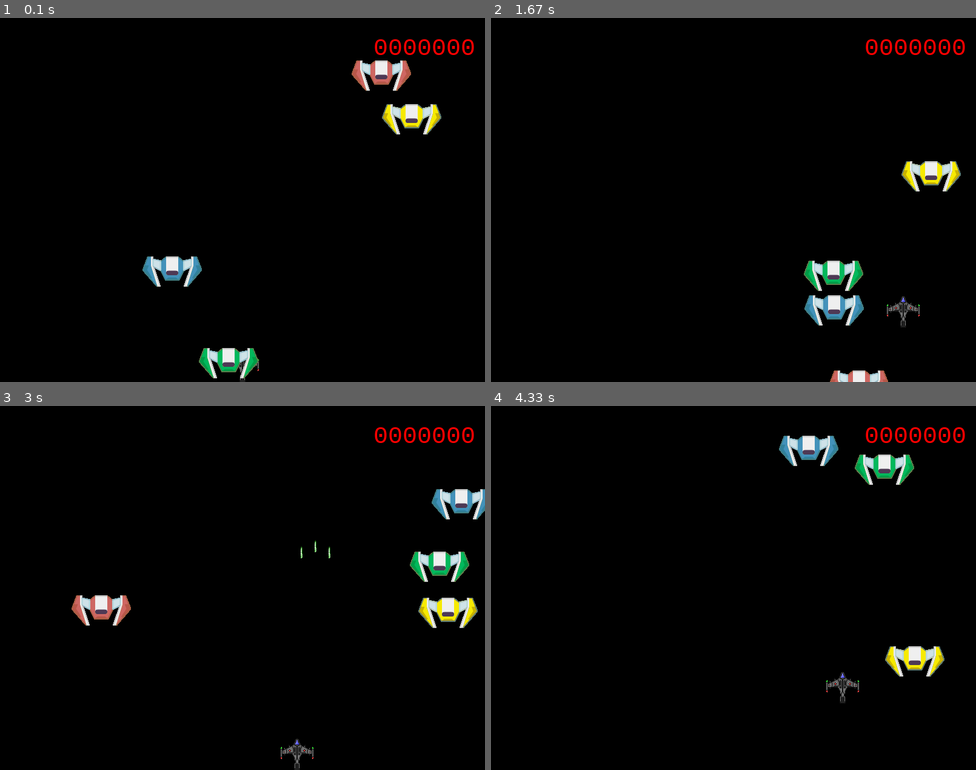
Above: before the commit, frames 1-4 (two rows, left to right).
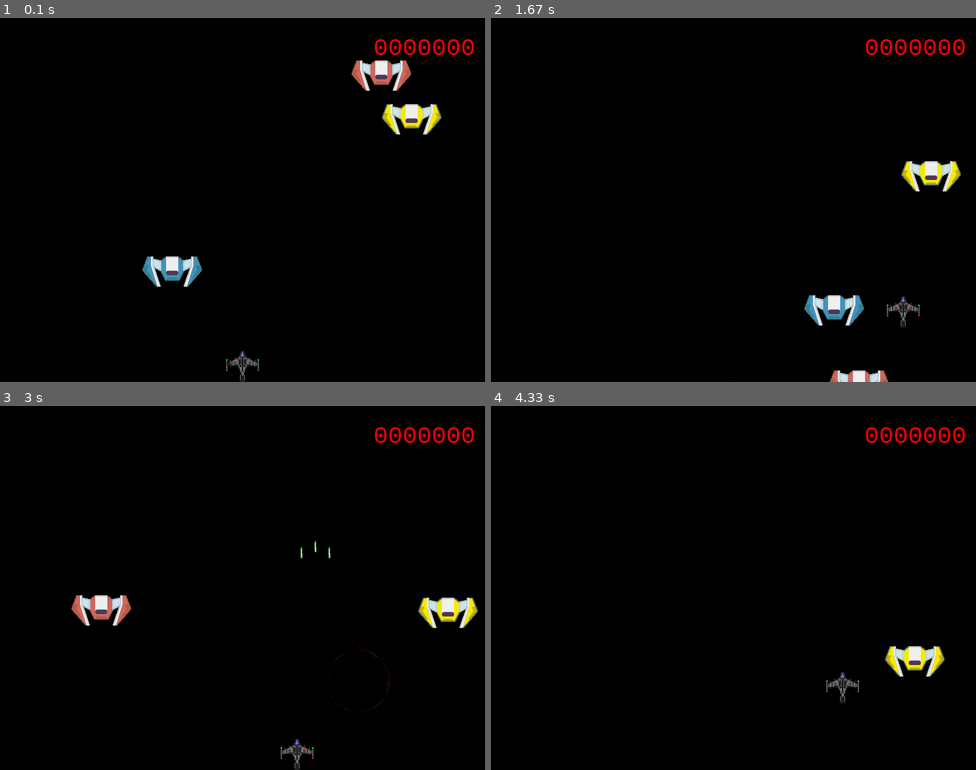
Above: after the commit, the same moments.

Repository: ValorianiO/Pygame-Curso
Game: pygame game, started from Juego2.py
Same seed, same stepped clock (60 frames per second), same inputs: the game is played once before the commit and once after it.
Inputs:
- Up to frame 1 (0.1 s): no input
- Up to frame 2 (1.67 s): hold D 0.33-0.8 s; hold W 0.83-1.13 s; hold D 1.17-1.63 s
- Up to frame 3 (3 s): hold A 1.67-2.2 s; hold S 2.23-2.53 s; tap Space at 2.57, 2.97 s; hold A from 2.9 s (still down)
- Up to frame 4 (4.33 s): tap Space at 3.27, 3.4, 3.8, 4.1 s; release A at 3.3 s; hold W 3.33-3.7 s; hold D from 3.73 s (still down)

The runs differ from the first frame. In frame 1, 0.7% of the frame differs, in the area x 41-54%, y 90-99%; in frame 2, 0.7%; in frame 3, 1.3%; in frame 4, 1.3%, in the area x 59-88%, y 8-22%.

Commit message:
colisiones con animaciones y decremento en puntuacion por colision

Diff:
--- a/Juego2.py
+++ b/Juego2.py
@@ -361,10 +361,56 @@
   meteoritos.update()
   explosiones.update()
 
+  r = random.randrange(1, 4)
+
   colision_disparos_amarillos = pygame.sprite.groupcollide(enemigos_amarillos, balas, True, True, pygame.sprite.collide_circle)
   colision_disparos_verdes = pygame.sprite.groupcollide(enemigos_verdes, balas, True, True, pygame.sprite.collide_circle)
   colision_disparos_azules = pygame.sprite.groupcollide(enemigos_azules, balas, True, True, pygame.sprite.collide_circle)
   colision_disparos_rojos= pygame.sprite.groupcollide(enemigos_rojos, balas, True, True, pygame.sprite.collide_circle)
+
+  colision_nave1 = pygame.sprite.spritecollide(jugador, enemigos_amarillos, True, pygame.sprite.collide_circle)
+  if colision_nave1:
+    explosiones_random[random.randrange(0,3)].play()
+    explosion = Explosiones(enemigo1.rect.center, f't{r}')
+    explosiones.add(explosion)
+    if puntuacion >= 0:
+      puntuacion -= 100
+      if puntuacion < 0:
+        puntuacion = 0
+
+  colision_nave2 = pygame.sprite.spritecollide(jugador, enemigos_verdes, True, pygame.sprite.collide_circle)
+  if colision_nave2:
+    explosiones_random[random.randrange(0,3)].play()
+    explosion = Explosiones(enemigo2.rect.center, f't{r}')
+    explosiones.add(explosion)
+    if puntuacion >= 0:
+      puntuacion -= 75
+      if puntuacion < 0:
+        puntuacion = 0
+
+
+  colision_nave3 = pygame.sprite.spritecollide(jugador, enemigos_azules, True, pygame.sprite.collide_circle)
+  if colision_nave3:
+    explosiones_random[random.randrange(0,3)].play()
+    explosion = Explosiones(enemigo3.rect.center, f't{r}')
+    explosiones.add(explosion)
+    if puntuacion >= 0:
+      puntuacion -= 50
+      if puntuacion < 0:
+        puntuacion = 0
+
+
+  colision_nave4 = pygame.sprite.spritecollide(jugador, enemigos_rojos, True, pygame.sprite.collide_circle)
+  if colision_nave4:
+    explosiones_random[random.randrange(0,3)].play()
+    explosion = Explosiones(enemigo4.rect.center, f't{r}')
+    explosiones.add(explosion)
+    if puntuacion >= 0:
+      puntuacion -= 25
+      if puntuacion < 0:
+        puntuacion = 0
+
+
 
   if colision_disparos_amarillos:
     puntuacion += 10
